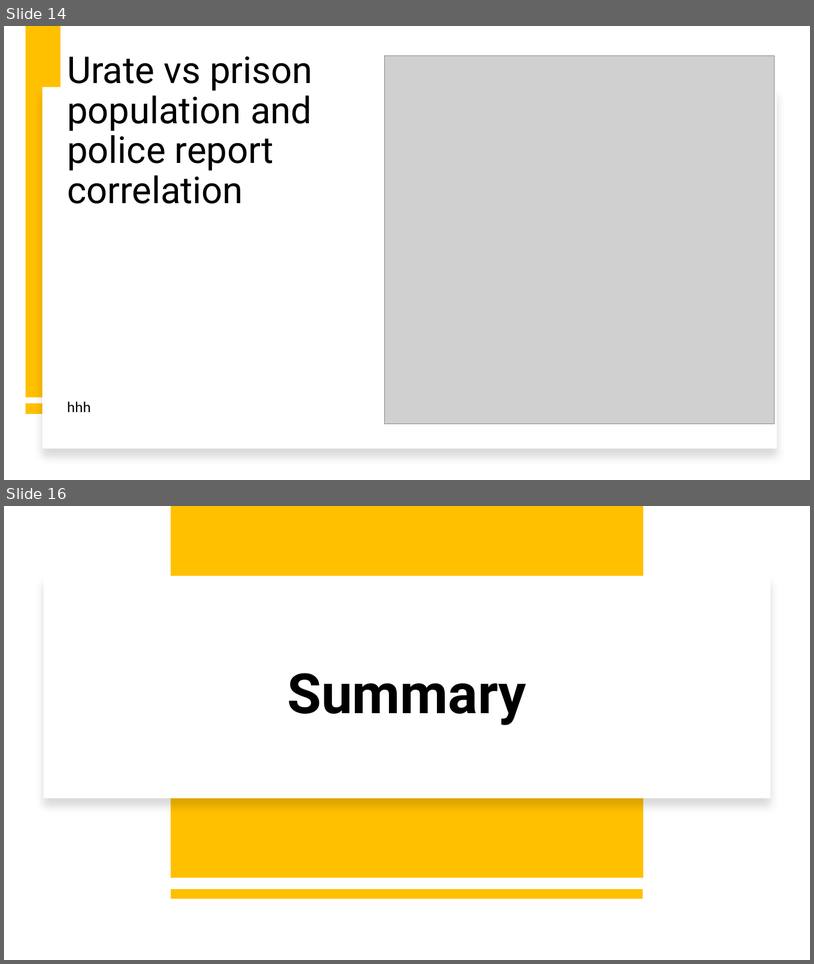
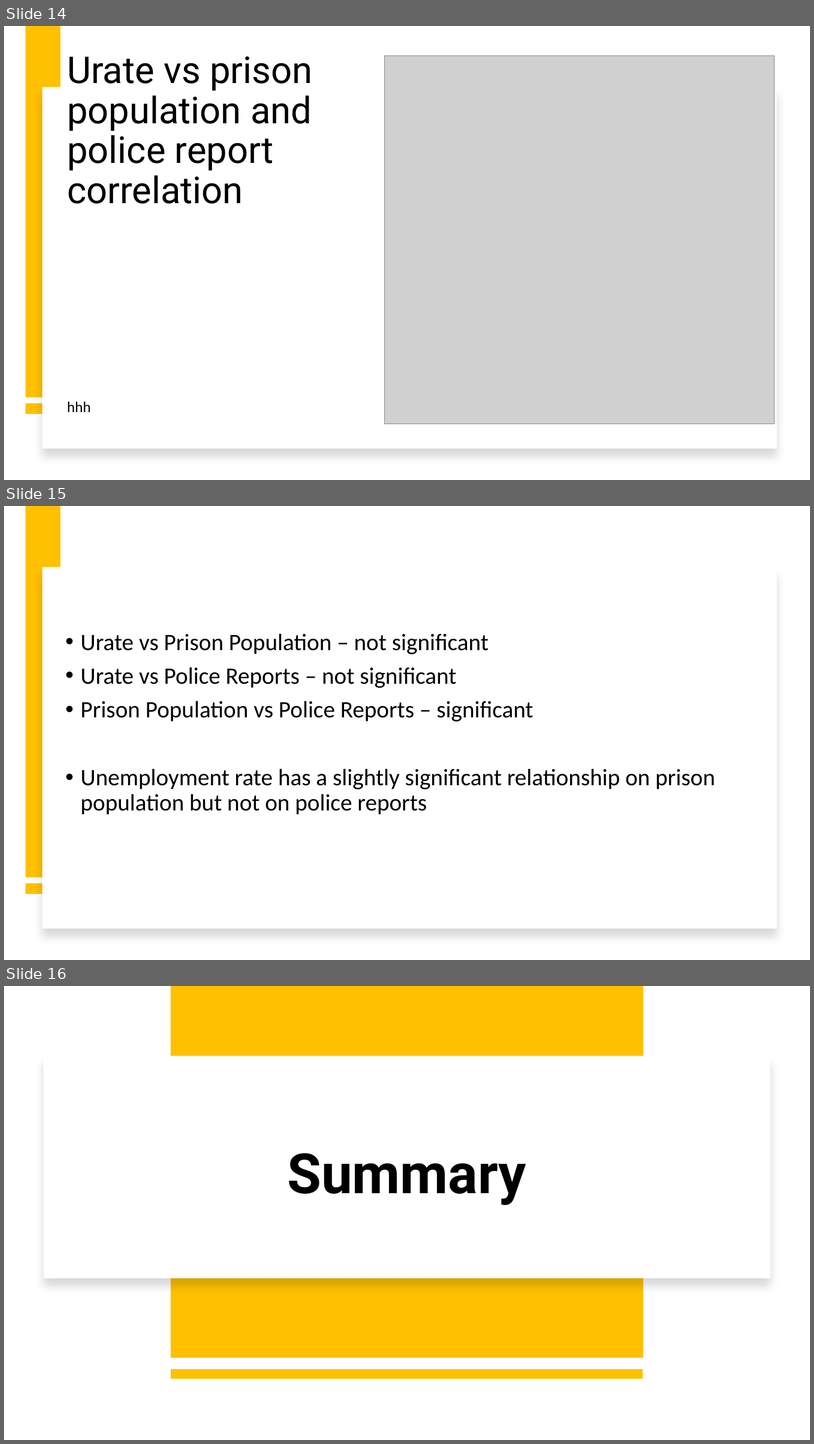
Before and after one commit to Mt122606/Curous-Conquers-, a slide deck: CuriousConquersProject/ProjectPowerpoint.pptx. Shown one above the other, each under a label of ours: slides 14 and 16 before the commit, slides 14, 15 and 16 after it; the slides between them are not shown. The pictures are 814x964 and 814x1444 pixels, drawn with LibreOffice and Linux fonts; fonts in the diff are those of the drawing; grey boxes stand for pictures. Boxes give left, top, right and bottom in pixels: in the first picture for what was removed or moved away, otherwise in the second. Text is boxed around its words. In the diff, an @@ line names an element or a change of style, - is before the commit and + after.

```diff
--- a/CuriousConquersProject/ProjectPowerpoint.pptx
+++ b/CuriousConquersProject/ProjectPowerpoint.pptx
@@ slide 15 added at <box>4,506,810,960</box>, background #FFFFFF @@
@@ rectangle added at <box>26,507,60,877</box>, fill #FFC000 @@
@@ rectangle added at <box>42,567,777,928</box>, fill #FFFFFF @@
@@ text added at <box>81,633,716,814</box>, 28 pt, text #000000 @@
+• Urate vs Prison Population – not significant
+• Urate vs Police Reports – not significant
+• Prison Population vs Police Reports – significant
+• Unemployment rate has a slightly significant relationship on prison population but not on police reports
@@ rectangle added at <box>26,883,61,893</box>, fill #FFC000 @@
```
Also in this commit, not shown: 1 slide removed, 2 other files.
